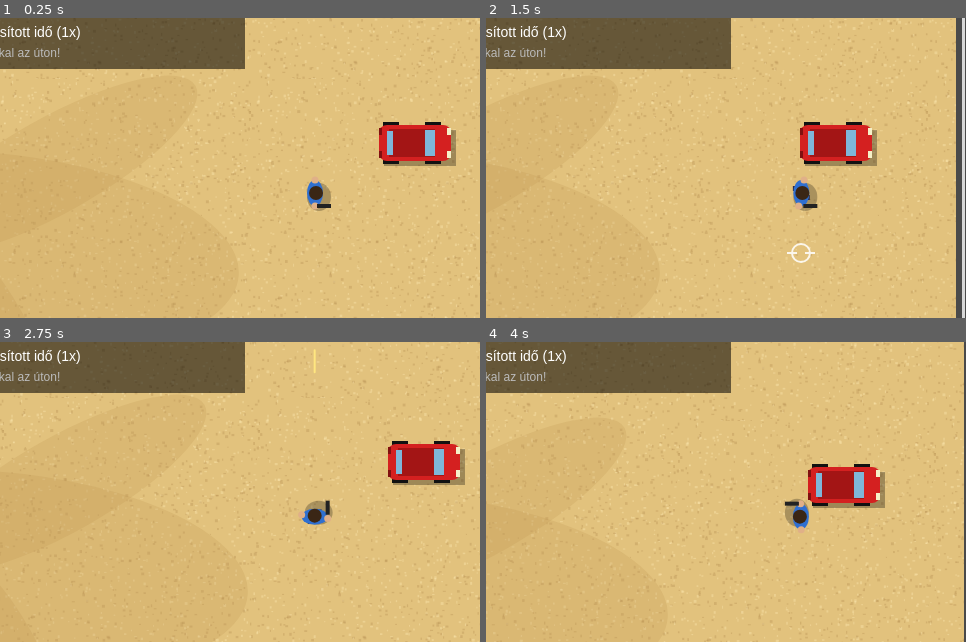
Above: before the commit, frames 1-4 (two rows, left to right).
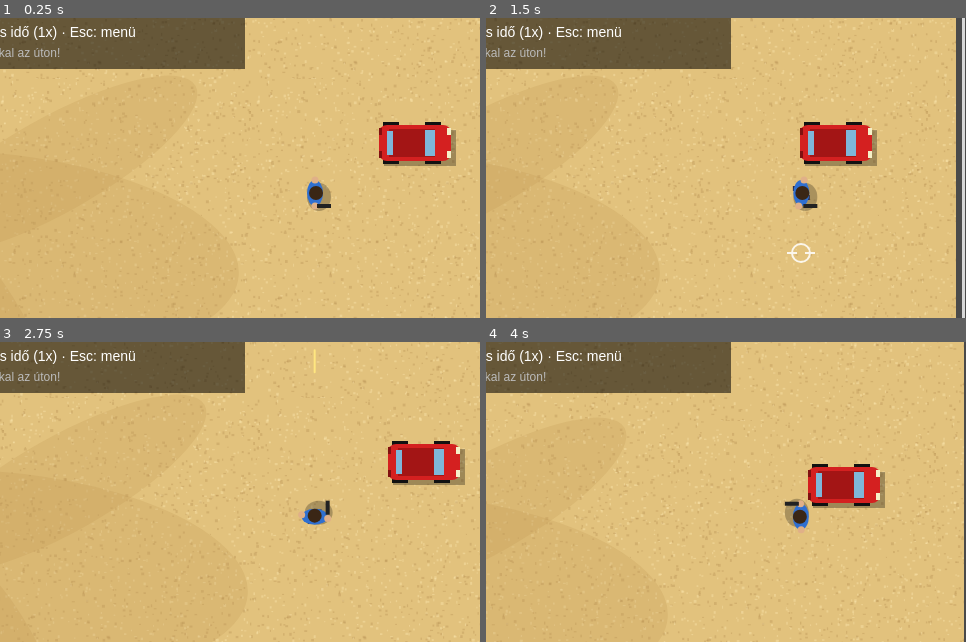
Above: after the commit, the same moments.

Repository: voparin/gta-game
Game: browser game, page index.html
Same seed, same stepped clock (60 frames per second), same inputs: the game is played once before the commit and once after it.
Inputs (mouse positions are % of the whole screen's width and height, from its top left):
- Up to frame 1 (0.25 s): no input
- Up to frame 2 (1.5 s): click (50, 50) at 0.27 s; hold Right from 1.03 s (still down); click (50, 60) at 1.07 s; tap F at 1.1 s
- Up to frame 3 (2.75 s): release Right at 1.53 s; hold Down 1.58-1.85 s; tap F at 1.6, 2.1, 2.6 s; click (30, 40) at 1.67 s; hold Left 1.9-2.47 s; click (70, 35) at 2.27 s; tap W at 2.52 s; hold Up from 2.52 s (still down)
- Up to frame 4 (4 s): release Up at 2.82 s; click (65, 70) at 2.87 s; hold Right 2.87-3.53 s; tap F at 3.1, 3.6 s; click (25, 75) at 3.47 s; tap S at 3.52 s; hold Up 3.58-3.82 s; hold Left from 3.87 s (still down)
The pictures show only the part of the screen within x 17-67%, y 21-71%; the shares and areas given below are measured in that part.

The runs differ from the first frame. In frame 1, 0.5% of the frame differs, in the area x 1-29%, y 2-8%; in frame 2, 0.5%; in frame 3, 0.5%; in frame 4, 0.5%, in the area x 1-67%, y 2-63%.

Commit message:
Esc menü: szünet, szkin- és autóváltás

Diff:
--- a/game.js
+++ b/game.js
@@ -32,6 +32,8 @@
 const mouse = { x: 0, y: 0, down: false, active: false };
 let timeScale = 1;
 window.addEventListener('keydown', e => {
+  if (e.code === 'Escape') { if (!e.repeat) toggleMenu(); return; }
+  if (menu.open) { if (!e.repeat) menuKey(e.code); return; }
   keys[e.code] = true;
   if (e.repeat) return;
   if (e.code === 'KeyE') toggleCar();
@@ -42,6 +44,7 @@
 window.addEventListener('mousemove', e => { mouse.x = e.clientX; mouse.y = e.clientY; mouse.active = true; });
 window.addEventListener('mousedown', e => {
   mouse.x = e.clientX; mouse.y = e.clientY; mouse.active = true;
+  if (menu.open) { if (e.button === 0) menuClick(e.clientX, e.clientY); return; }
   if (e.button === 0) mouse.down = true;
 });
 window.addEventListener('mouseup', e => { if (e.button === 0) mouse.down = false; });
@@ -199,14 +202,46 @@
 const PED_SHIRTS = ['#e05a5a', '#5ab0e0', '#e0c05a', '#70c070', '#c070c0', '#f0f0f0', '#8a6040'];
 const PED_HAIR = ['#3a2615', '#111', '#c8a060', '#7a4a20', '#999'];
 
+// Választható szkinek és autók (a menüben, Esc)
+const SKINS = [
+  { name: 'Klasszikus', shirt: '#2f6fd0', head: '#3a2615', legs: '#2b2b4a' },
+  { name: 'Cowboy', shirt: '#8a5a2b', head: '#5a3a1a', legs: '#3a5a8a', hat: '#6b4420' },
+  { name: 'Sivatagi katona', shirt: '#b9a26a', head: '#2a2a2a', legs: '#7d6d45', hat: '#8a7a4a' },
+  { name: 'Rózsaszín párduc', shirt: '#ff6fb5', head: '#f2d27a', legs: '#ffffff' },
+  { name: 'Ninja', shirt: '#151515', head: '#151515', legs: '#151515', hat: '#c01010' },
+  { name: 'Turista', shirt: '#ffd23a', head: '#c8a060', legs: '#e0e0e0', hat: '#f5f5f5' },
+];
+const CAR_MODELS = [
+  { name: 'Piros sportkocsi', color: ['#d42020', '#a31515'], len: 72, wid: 36, accel: 420, maxRoad: 620, maxSand: 380, sandDrag: 0.9, desc: 'gyors aszfalton' },
+  { name: 'Fekete terepjáró', color: ['#2a2a2a', '#151515'], len: 80, wid: 42, accel: 360, maxRoad: 500, maxSand: 470, sandDrag: 0.35, desc: 'homokban is gyors' },
+  { name: 'Sárga taxi', color: ['#f2c230', '#c09010'], len: 74, wid: 36, accel: 380, maxRoad: 560, maxSand: 340, sandDrag: 0.9, desc: 'kiegyensúlyozott' },
+  { name: 'Kék rakétaautó', color: ['#2f6fd0', '#1f4f9a'], len: 70, wid: 32, accel: 560, maxRoad: 760, maxSand: 330, sandDrag: 1.2, desc: 'nagyon gyors, homokban lassú' },
+  { name: 'Zöld pickup', color: ['#3a9a4a', '#257035'], len: 84, wid: 40, accel: 330, maxRoad: 520, maxSand: 420, sandDrag: 0.5, desc: 'strapabíró' },
+];
+const DEFAULT_MODEL = { accel: 420, maxRoad: 620, maxSand: 380, sandDrag: 0.9 };
+
+function loadChoice(key, max) {
+  try { const v = parseInt(window.localStorage.getItem(key), 10); return v >= 0 && v < max ? v : 0; } catch (e) { return 0; }
+}
+function saveChoice(key, v) { try { window.localStorage.setItem(key, String(v)); } catch (e) { /* nincs tárhely */ } }
+
+const menu = { open: false, sel: 0, skin: loadChoice('gta.skin', SKINS.length), carModel: loadChoice('gta.car', CAR_MODELS.length), hits: [] };
+const MENU_ROWS = ['Folytatás', 'Szkin', 'Autó'];
+
 function makeCar(x, y, angle, color) {
   return { x, y, angle, vx: 0, vy: 0, r: 28, len: 72, wid: 36, color, skid: false, spin: 0,
-    onSlime: false, braking: false, lastWheels: null, health: 6, wrecked: false, ai: null };
+    onSlime: false, braking: false, lastWheels: null, health: 6, wrecked: false, ai: null, ...DEFAULT_MODEL };
+}
+
+function applyCarModel(c, m) {
+  Object.assign(c, { color: m.color, len: m.len, wid: m.wid, r: Math.max(m.len, m.wid * 2) * 0.39,
+    accel: m.accel, maxRoad: m.maxRoad, maxSand: m.maxSand, sandDrag: m.sandDrag });
 }
 
 const player = { x: START_X, y: START_Y, angle: 0, r: 12, inCar: false, walk: 0,
   health: 100, dead: 0, cooldown: 0, kills: 0, lastHit: -99 };
 const car = makeCar(START_X + 100, START_Y - 50, 0, ['#d42020', '#a31515']);
+applyCarModel(car, CAR_MODELS[menu.carModel]);
 const aiCars = [];      // AI által vezetett autók
 const npcs = [];        // gyalogosok ('ped') és banditák ('bandit')
 const bullets = [];     // {x, y, vx, vy, life, from}
@@ -229,6 +264,44 @@
   if (storm.target) storm.angle = rand() * Math.PI * 2;
 }
 
+function toggleMenu() {
+  menu.open = !menu.open;
+  menu.sel = 0;
+  for (const k in keys) keys[k] = false;   // ne ragadjon be egy gomb
+  mouse.down = false;
+}
+
+function changeChoice(row, delta) {
+  if (row === 1) {
+    menu.skin = (menu.skin + delta + SKINS.length) % SKINS.length;
+    saveChoice('gta.skin', menu.skin);
+  } else if (row === 2) {
+    menu.carModel = (menu.carModel + delta + CAR_MODELS.length) % CAR_MODELS.length;
+    applyCarModel(car, CAR_MODELS[menu.carModel]);
+    saveChoice('gta.car', menu.carModel);
+  }
+}
+
+function menuKey(code) {
+  if (code === 'ArrowUp' || code === 'KeyW') menu.sel = (menu.sel + MENU_ROWS.length - 1) % MENU_ROWS.length;
+  else if (code === 'ArrowDown' || code === 'KeyS') menu.sel = (menu.sel + 1) % MENU_ROWS.length;
+  else if (code === 'ArrowLeft' || code === 'KeyA') changeChoice(menu.sel, -1);
+  else if (code === 'ArrowRight' || code === 'KeyD') changeChoice(menu.sel, 1);
+  else if (code === 'Enter' || code === 'Space') {
+    if (menu.sel === 0) toggleMenu(); else changeChoice(menu.sel, 1);
+  }
+}
+
+function menuClick(x, y) {
+  for (const h of menu.hits) {
+    if (x >= h.x && x <= h.x + h.w && y >= h.y && y <= h.y + h.h) {
+      menu.sel = h.row;
+      if (h.row === 0) toggleMenu(); else changeChoice(h.row, h.delta);
+      return;
+    }
+  }
+}
+
 function toggleCar() {
   if (player.dead) return;
   if (player.inCar) {
@@ -424,12 +497,12 @@
   let fwd = c.vx * fx + c.vy * fy;
   let lat = -c.vx * fy + c.vy * fx;
 
-  if (up) fwd += 420 * dt;
+  if (up) fwd += c.accel * dt;
   if (down) fwd -= (fwd > 20 ? 700 : 300) * dt;
   if (handbrake) fwd *= Math.exp(-1.5 * dt);
-  fwd *= Math.exp(-(sandy ? 0.9 : 0.4) * dt);          // homokban lassabb
+  fwd *= Math.exp(-(sandy ? c.sandDrag : 0.4) * dt);    // homokban lassabb
   if (!up && !down && Math.abs(fwd) < 5) fwd = 0;
-  fwd = clamp(fwd, -180, sandy ? 380 : 620);
+  fwd = clamp(fwd, -180, sandy ? c.maxSand : c.maxRoad);
   const grip = slimy ? 0.4 : handbrake ? 1.2 : 12;     // kézifékkel / nyálkán alig tapad → csúszik
   lat *= Math.exp(-grip * dt);
 
@@ -800,11 +873,11 @@
   ctx.restore();
 }
 
-function drawPerson(x, y, angle, walk, shirt, head, gun) {
+function drawPerson(x, y, angle, walk, shirt, head, gun, legs = '#2b2b4a', hat = null) {
   ctx.save(); ctx.translate(x, y); ctx.rotate(angle);
   const swing = Math.sin(walk) * 6;
   ctx.fillStyle = 'rgba(0,0,0,0.25)'; ctx.beginPath(); ctx.ellipse(4, 4, 12, 14, 0, 0, Math.PI * 2); ctx.fill();
-  ctx.fillStyle = '#2b2b4a';                                     // lábak
+  ctx.fillStyle = legs;                                          // lábak
   ctx.fillRect(swing - 4, -7, 8, 5); ctx.fillRect(-swing - 4, 2, 8, 5);
   ctx.fillStyle = shirt;                                         // póló
   ctx.beginPath(); ctx.ellipse(0, 0, 8, 13, 0, 0, Math.PI * 2); ctx.fill();
@@ -813,6 +886,12 @@
   if (gun) { ctx.fillStyle = '#222'; ctx.fillRect(2, 11, 14, 4); }  // pisztoly
   ctx.fillStyle = head;                                          // fej (haj)
   ctx.beginPath(); ctx.arc(1, 0, 7, 0, Math.PI * 2); ctx.fill();
+  if (hat) {                                                     // kalap
+    ctx.fillStyle = hat;
+    ctx.beginPath(); ctx.arc(1, 0, 10, 0, Math.PI * 2); ctx.fill();
+    ctx.fillStyle = 'rgba(0,0,0,0.25)';
+    ctx.beginPath(); ctx.arc(1, 0, 5.5, 0, Math.PI * 2); ctx.fill();
+  }
   ctx.restore();
 }
 
@@ -914,7 +993,7 @@
   if (storm.level > 0.3) { ctx.fillStyle = '#ffb040'; ctx.fillText('⚠ Homokvihar!', 245, 80); ctx.fillStyle = '#fff'; }
   ctx.fillText('WASD/nyilak: mozgás · Shift: futás · E: be/ki', 20, 104);
   ctx.fillText('Space: kézifék · Bal klikk / F: lövés', 20, 124);
-  ctx.fillText(`H: homokvihar · T: gyorsított idő (${timeScale}x)`, 20, 144);
+  ctx.fillText(`H: homokvihar · T: gyors idő (${timeScale}x) · Esc: menü`, 20, 144);
   ctx.fillStyle = '#bbb'; ctx.font = '12px sans-serif';
   ctx.fillText('Vigyázz a zöld nyálkafoltokkal az úton!', 20, 164);
 
@@ -960,6 +1039,51 @@
   ctx.restore();
 }
 
+function drawMenu(w, h) {
+  ctx.fillStyle = 'rgba(0,0,0,0.65)';
+  ctx.fillRect(0, 0, w, h);
+  const PW = 560, PH = 420, px = (w - PW) / 2, py = (h - PH) / 2;
+  ctx.fillStyle = 'rgba(30,24,16,0.95)'; ctx.fillRect(px, py, PW, PH);
+  ctx.strokeStyle = '#e2c27d'; ctx.lineWidth = 3; ctx.strokeRect(px, py, PW, PH);
+  ctx.textAlign = 'center';
+  ctx.fillStyle = '#e2c27d'; ctx.font = 'bold 34px sans-serif';
+  ctx.fillText('SIVATAGI GTA – MENÜ', w / 2, py + 50);
+
+  menu.hits = [];
+  const values = [null, SKINS[menu.skin].name, CAR_MODELS[menu.carModel].name];
+  for (let i = 0; i < MENU_ROWS.length; i++) {
+    const ry = py + 90 + i * 62, rx = px + 30, rw = PW - 60, rh = 48;
+    const sel = menu.sel === i;
+    ctx.fillStyle = sel ? 'rgba(226,194,125,0.25)' : 'rgba(255,255,255,0.06)';
+    ctx.fillRect(rx, ry, rw, rh);
+    if (sel) { ctx.strokeStyle = '#e2c27d'; ctx.lineWidth = 2; ctx.strokeRect(rx, ry, rw, rh); }
+    ctx.fillStyle = '#fff'; ctx.font = 'bold 20px sans-serif';
+    if (values[i] === null) {
+      ctx.fillText(MENU_ROWS[i], w / 2, ry + 31);
+      menu.hits.push({ row: i, delta: 0, x: rx, y: ry, w: rw, h: rh });
+    } else {
+      ctx.textAlign = 'left'; ctx.fillText(MENU_ROWS[i] + ':', rx + 16, ry + 31);
+      ctx.textAlign = 'center'; ctx.fillText('◀  ' + values[i] + '  ▶', rx + rw / 2 + 50, ry + 31);
+      menu.hits.push({ row: i, delta: -1, x: rx + 110, y: ry, w: 60, h: rh });
+      menu.hits.push({ row: i, delta: 1, x: rx + rw - 60, y: ry, w: 60, h: rh });
+    }
+  }
+
+  // előnézet
+  const m = CAR_MODELS[menu.carModel], sk = SKINS[menu.skin], prevY = py + 320;
+  ctx.save(); ctx.translate(px + 150, prevY); ctx.scale(2.2, 2.2);
+  drawPerson(0, 0, -Math.PI / 2, clock * 6, sk.shirt, sk.head, true, sk.legs, sk.hat);
+  ctx.restore();
+  const preview = { ...car, x: 0, y: 0, angle: 0, wrecked: false, braking: false };
+  ctx.save(); ctx.translate(px + 390, prevY); ctx.scale(1.6, 1.6); drawCar(preview, 0); ctx.restore();
+  ctx.fillStyle = '#ccc'; ctx.font = '14px sans-serif';
+  ctx.fillText(m.desc + ` · végsebesség ${Math.round(m.maxRoad / 4)} km/h`, px + 390, prevY + 62);
+
+  ctx.fillStyle = '#999'; ctx.font = '13px sans-serif';
+  ctx.fillText('↑↓: választás · ←→: váltás · Enter: Folytatás · Esc: vissza a játékba · egérrel is kattintható', w / 2, py + PH - 14);
+  ctx.textAlign = 'left';
+}
+
 function render() {
   const w = canvas.width, h = canvas.height;
   const cam = { x: clamp(player.x, w / 2, WORLD - w / 2), y: clamp(player.y, h / 2, WORLD - h / 2) };
@@ -998,8 +1122,9 @@
     }
   }
   for (const p of npcs) if (!p.dead && inView(p)) drawPerson(p.x, p.y, p.angle, p.walk, p.shirt, p.head, p.kind === 'bandit');
-  if (player.dead) drawCorpse(player.x, player.y, player.angle, '#2f6fd0', '#3a2615');
-  else if (!player.inCar) drawPerson(player.x, player.y, player.angle, player.walk, '#2f6fd0', '#3a2615', true);
+  const sk = SKINS[menu.skin];
+  if (player.dead) drawCorpse(player.x, player.y, player.angle, sk.shirt, sk.head);
+  else if (!player.inCar) drawPerson(player.x, player.y, player.angle, player.walk, sk.shirt, sk.head, true, sk.legs, sk.hat);
   for (const c of cars) drawCar(c, n);
   ctx.strokeStyle = '#ffe680'; ctx.lineWidth = 2;
   ctx.beginPath();
@@ -1015,6 +1140,7 @@
   drawStorm(w, h, n);
   drawHud(w, h);
   drawMinimap(w);
+  if (menu.open) drawMenu(w, h);
 }
 
 // ===== Fő ciklus =====
@@ -1022,9 +1148,11 @@
 function frame(now) {
   const dt = Math.min(0.05, (now - last) / 1000);
   last = now;
-  time = (time + dt * timeScale) % CYCLE;
-  clock += dt;
-  update(dt);
+  if (!menu.open) {                // menüben megáll a játék
+    time = (time + dt * timeScale) % CYCLE;
+    clock += dt;
+    update(dt);
+  }
   render();
   requestAnimationFrame(frame);
 }
--- a/tests/smoke.test.js
+++ b/tests/smoke.test.js
@@ -26,10 +26,12 @@
 ;global.G = { player, car, aiCars, npcs, bullets, storm, skidMarks, smoke, WORLD, OLD_WORLD, CHUNK, C,
   getChunk, chunkCache, onRoad, onSlime, nearestRoad, spawnNpc, spawnAiCar, damageCar, damagePlayer, nightAmount,
   get time(){return time}, set time(v){time=v}, get timeScale(){return timeScale},
-  set spawn(v){spawnEnabled=v}, set slime(v){slimeEnabled=v} };`);
+  set spawn(v){spawnEnabled=v}, set slime(v){slimeEnabled=v}, menu, SKINS, CAR_MODELS,
+  get clock(){return clock} };`);
 
 const step = n => { for (let i = 0; i < n; i++) { now += 16.7; rafCb(now); } };
 const key = (code, down) => listeners[down ? 'keydown' : 'keyup']({ code, repeat: false });
+const press = code => { key(code, true); key(code, false); };
 
 let failed = 0;
 function check(name, cond) {
@@ -180,6 +182,38 @@
 step(300);
 check('H gombra eláll a homokvihar', G.storm.level < 0.1);
 
+// --- Esc menü: szünet, szkin- és autóváltás ---
+Object.assign(G.player, { x: 10000, y: G.C, inCar: false });
+press('Escape');
+check('Esc-re megnyílik a menü', G.menu.open === true);
+const clk = G.clock, px0 = G.player.x;
+key('KeyD', true); step(60); key('KeyD', false);
+check('menüben megáll a játék', G.clock === clk && G.player.x === px0);
+const skin0 = G.menu.skin;
+press('ArrowDown'); press('ArrowRight');
+check('a menüben lehet szkint váltani', G.menu.skin === (skin0 + 1) % G.SKINS.length);
+press('ArrowLeft');
+check('vissza is lehet lapozni a szkint', G.menu.skin === skin0);
+press('ArrowDown'); press('ArrowRight');
+const model = G.CAR_MODELS[G.menu.carModel];
+check('a menüben lehet autót váltani', G.menu.carModel === 1 && G.car.color === model.color && G.car.maxSand === model.maxSand);
+// egérrel: a kirajzolt menü jobb nyilára kattintás
+step(1);
+const arrow = G.menu.hits.find(h => h.row === 2 && h.delta === 1);
+listeners.mousedown({ button: 0, clientX: arrow.x + arrow.w / 2, clientY: arrow.y + arrow.h / 2 });
+check('egérrel is lehet autót váltani', G.menu.carModel === 2 && G.car.color === G.CAR_MODELS[2].color);
+const resume = G.menu.hits.find(h => h.row === 0);
+listeners.mousedown({ button: 0, clientX: resume.x + 5, clientY: resume.y + 5 });
+check('a Folytatás gomb bezárja a menüt', G.menu.open === false);
+step(5);
+check('menü után újra megy a játék', G.clock > clk);
+press('Escape'); press('Enter');
+check('Enter a Folytatáson bezárja a menüt', G.menu.open === false);
+press('Escape'); press('Escape');
+check('Esc újra megnyomva visszavisz a játékba', G.menu.open === false);
+// a terepjáró homokban gyorsabb, mint a sportkocsi
+check('a terepjáró homokban gyorsabb a sportkocsinál', G.CAR_MODELS[1].maxSand > G.CAR_MODELS[0].maxSand);
+
 // --- nappal / éjszaka ---
 check('nappal: 0–29 perc', near(G.nightAmount(60), 0) && near(G.nightAmount(1000), 0));
 check('alkonyat a 30. percnél', near(G.nightAmount(1800), 0.5));
